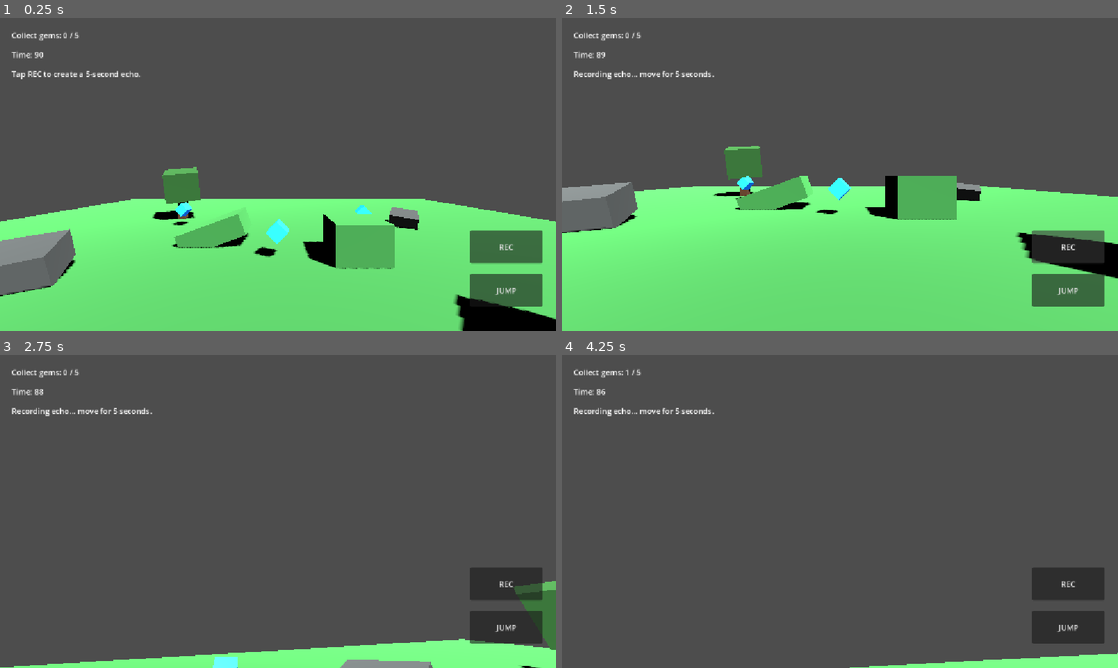
Above: before the commit, frames 1-4 (two rows, left to right).
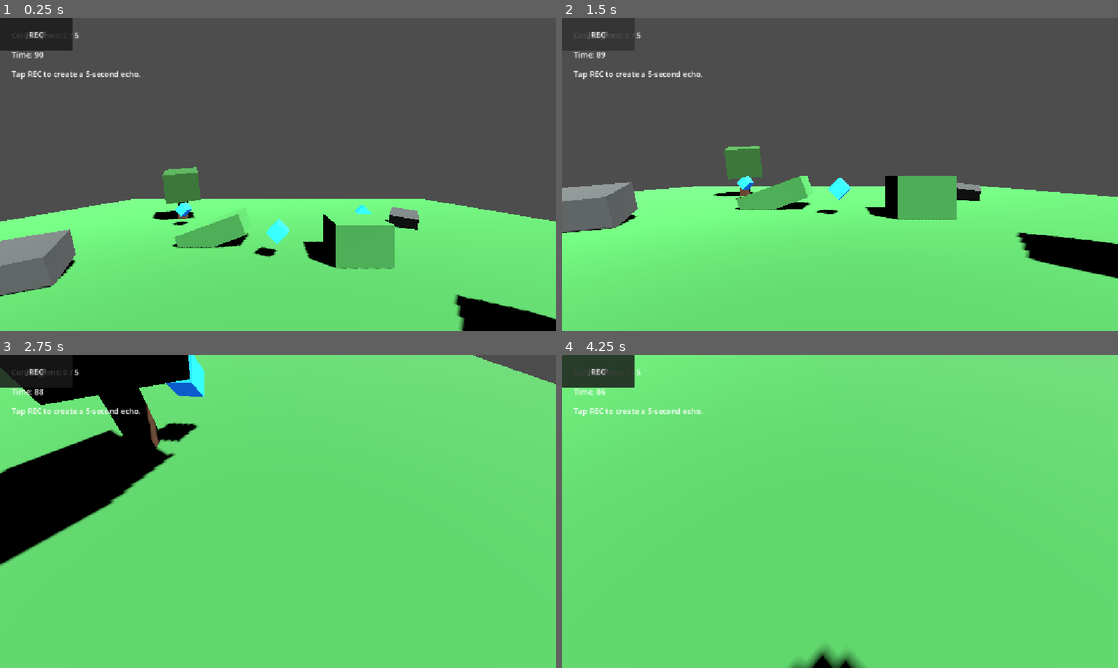
Above: after the commit, the same moments.

Repository: tan15hacks/lowpoly-android
Game: Godot game, scene res://scenes/main.tscn
The game is run twice, just before and just after one commit, with the same random seed, the same clock (stepped at 60 frames per second) and the same inputs.
Inputs (mouse positions are in pixels of both pictures, inside the frame that each line leads up to):
- Up to frame 1 (0.25 s): no input
- Up to frame 2 (1.5 s): click "JUMP" at 0.5 s; click "REC" at 1.25 s
- Up to frame 3 (2.75 s): move the mouse to (305, 511) at 2.02 s; hold W (move_forward) from 2.03 s (still down); tap Space (jump) at 2.1, 2.27, 2.57 s
- Up to frame 4 (4.25 s): keep holding W (move_forward); move the mouse to (812, 511) at 2.77 s; tap Space (jump) at 2.85, 3.02, 3.32, 3.6 s; move the mouse to (851, 505) at 3.52 s

The runs differ from the first frame. In frame 1, 4.0% of the frame differs, in the area x 0-98%, y 0-93%; in frame 2, 3.2%; in frame 3, 99%; in frame 4, 100%, in the area x 0-100%, y 0-100%.
Error after the commit: Invalid assignment of property or key 'position' with value of type 'Vector2' on a base object of type 'null instance'. (res://scripts/mobile_controls.gd:92)

Commit message:
Use manually handled visible mobile control panels

Diff:
--- a/lowpoly-android/scripts/mobile_controls.gd
+++ b/lowpoly-android/scripts/mobile_controls.gd
@@ -13,19 +13,17 @@
 var move_center: Vector2 = Vector2.ZERO
 var move_vector: Vector2 = Vector2.ZERO
 var last_look_pos: Vector2 = Vector2.ZERO
+var jump_rect: Rect2 = Rect2()
+var record_rect: Rect2 = Rect2()
 
 @onready var joystick_base: Control = $JoystickBase
 @onready var joystick_knob: Control = $JoystickBase/JoystickKnob
-@onready var jump_button: Button = $JumpButton
-@onready var record_button: Button = $RecordButton
+@onready var jump_panel: ColorRect = $JumpPanel
+@onready var record_panel: ColorRect = $RecordPanel
+@onready var jump_label: Label = $JumpPanel/Label
+@onready var record_label: Label = $RecordPanel/Label
 
 func _ready() -> void:
-	jump_button.pressed.connect(func() -> void:
-		jump_pressed.emit()
-	)
-	record_button.pressed.connect(func() -> void:
-		record_pressed.emit()
-	)
 	get_viewport().size_changed.connect(_position_buttons)
 	_position_buttons()
 	_reset_joystick()
@@ -39,7 +37,11 @@
 func _handle_touch(event: InputEventScreenTouch) -> void:
 	var screen_size := get_viewport().get_visible_rect().size
 	if event.pressed:
-		if _is_button_area(event.position):
+		if jump_rect.has_point(event.position):
+			jump_pressed.emit()
+			return
+		if record_rect.has_point(event.position):
+			record_pressed.emit()
 			return
 		if event.position.x < screen_size.x * 0.5 and move_touch_id == -1:
 			move_touch_id = event.index
@@ -80,11 +82,18 @@
 
 func _position_buttons() -> void:
 	var screen_size := get_viewport().get_visible_rect().size
-	var button_size := Vector2(150, 68)
-	jump_button.size = button_size
-	record_button.size = button_size
-	jump_button.position = Vector2(screen_size.x - button_size.x - 28, screen_size.y - button_size.y - 50)
-	record_button.position = Vector2(screen_size.x - button_size.x - 28, screen_size.y - (button_size.y * 2.0) - 72)
+	var button_size := Vector2(170, 84)
+	jump_rect = Rect2(Vector2(screen_size.x - button_size.x - 32, screen_size.y - button_size.y - 55), button_size)
+	record_rect = Rect2(Vector2(screen_size.x - button_size.x - 32, screen_size.y - (button_size.y * 2.0) - 85), button_size)
+	_apply_panel_rect(jump_panel, jump_label, jump_rect, "JUMP")
+	_apply_panel_rect(record_panel, record_label, record_rect, "REC")
 
-func _is_button_area(pos: Vector2) -> bool:
-	return jump_button.get_global_rect().has_point(pos) or record_button.get_global_rect().has_point(pos)
+func _apply_panel_rect(panel: ColorRect, label: Label, rect: Rect2, text: String) -> void:
+	panel.position = rect.position
+	panel.size = rect.size
+	panel.color = Color(0.05, 0.05, 0.05, 0.72)
+	label.position = Vector2.ZERO
+	label.size = rect.size
+	label.text = text
+	label.horizontal_alignment = HORIZONTAL_ALIGNMENT_CENTER
+	label.vertical_alignment = VERTICAL_ALIGNMENT_CENTER
